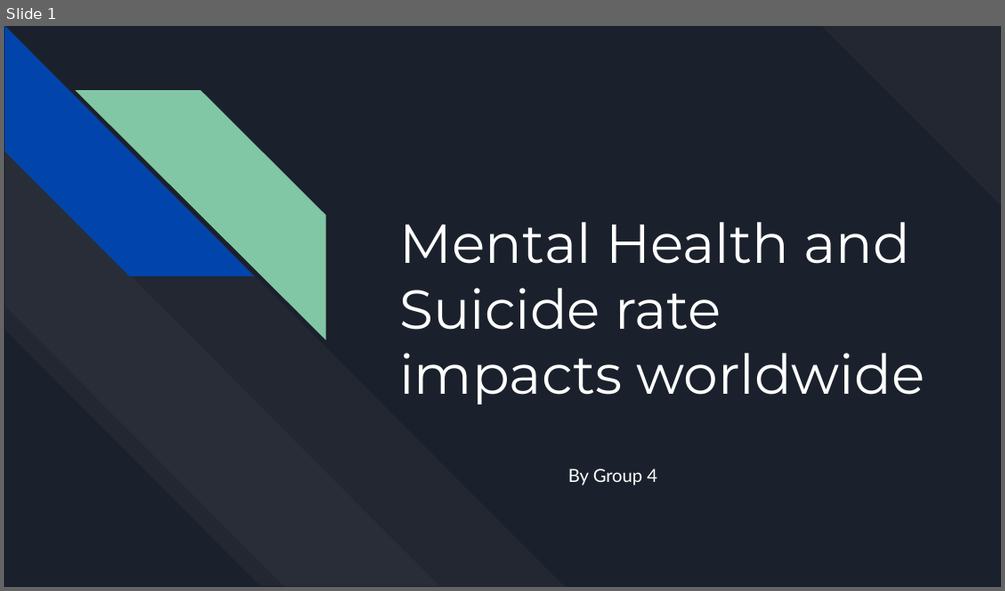
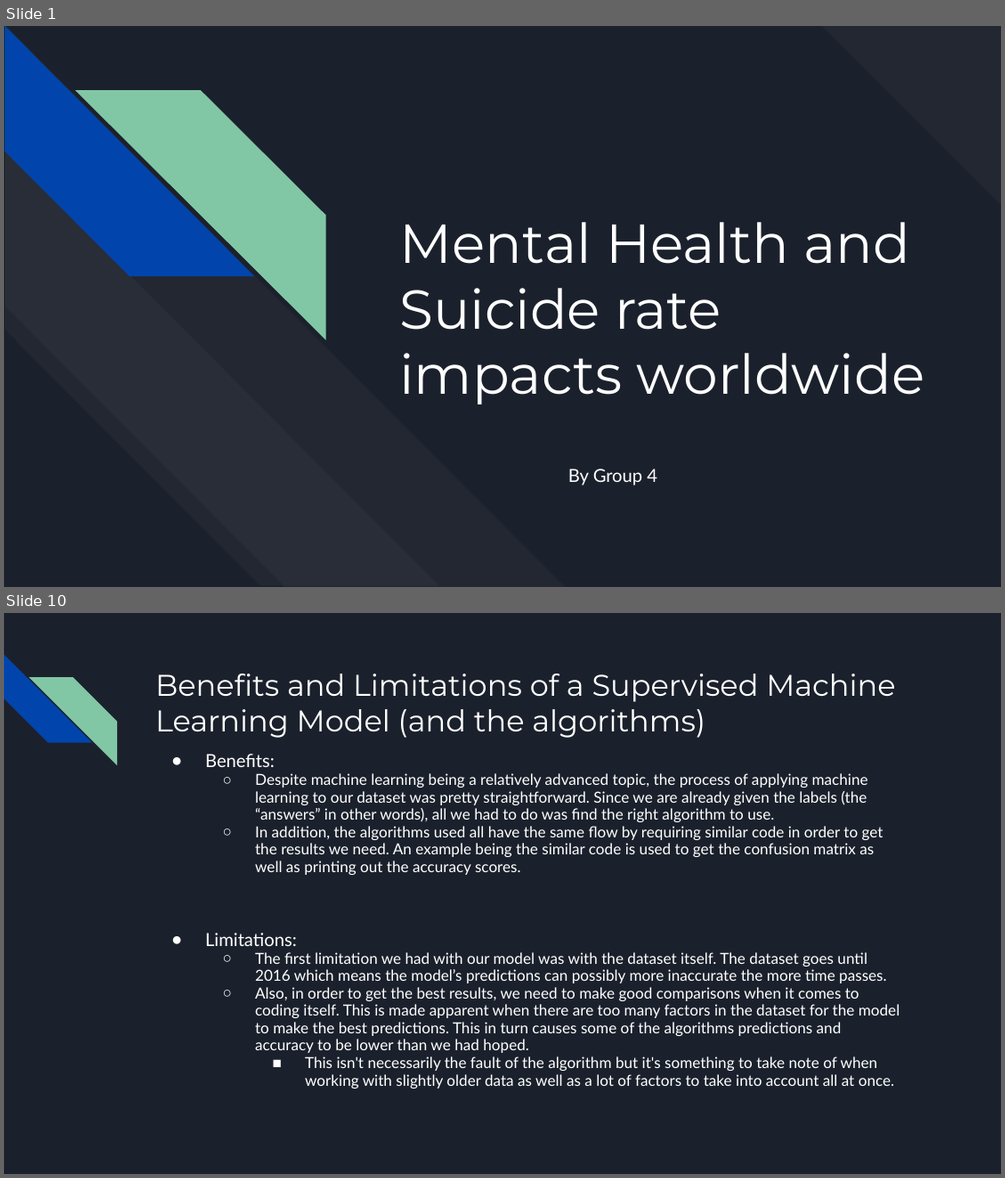
Before and after one commit to RosieMina/Final_project, a slide deck: Final Project.pptx. Shown one above the other, each under a label of ours: slide 1 before the commit, slides 1 and 10 after it; the slides between them are not shown. The pictures are 1005x591 and 1005x1178 pixels, drawn with LibreOffice and Linux fonts; fonts in the diff are those of the drawing. Boxes give left, top, right and bottom in pixels: in the first picture for what was removed or moved away, otherwise in the second. Text is boxed around its words. In the diff, an @@ line names an element or a change of style, - is before the commit and + after.

```diff
--- a/Final Project.pptx
+++ b/Final Project.pptx
@@ slide 10 added at (4, 613, 1001, 1174), background #1B212C @@
@@ diag stripe added at (4, 655, 92, 743), fill #0145AC @@
@@ diag stripe added at (29, 677, 117, 764), fill #82C7A5 @@
@@ title added at (155, 674, 895, 738), 21.6 pt, text #FFFFFF @@
+Benefits and Limitations of a Supervised Machine Learning Model (and the algorithms)
@@ text added at (205, 754, 900, 1088), 11 pt, text #FFFFFF @@
+● Benefits:
+  ○ Despite machine learning being a relatively advanced topic, the process of applying machine learning to our dataset was pretty straightforward. Since we are already given the labels (the “answers” in other words), all we had to do was find the right algorithm to use.
+  ○ In addition, the algorithms used all have the same flow by requiring similar code in order to get the results we need. An example being the similar code is used to get the confusion matrix as well as printing out the accuracy scores.
+● Limitations:
+  ○ The first limitation we had with our model was with the dataset itself. The dataset goes until 2016 which means the model’s predictions can possibly more inaccurate the more time passes.
+  ○ Also, in order to get the best results, we need to make good comparisons when it comes to coding itself. This is made apparent when there are too many factors in the dataset for the model to make the best predictions. This in turn causes some of the algorithms predictions and accuracy to be lower than we had hoped.
+    ■ This isn't necessarily the fault of the algorithm but it's something to take note of when working with slightly older data as well as a lot of factors to take into account all at once.
```
Also in this commit, not shown: 6 slides changed, 2 other slides added, 2 slides removed.
